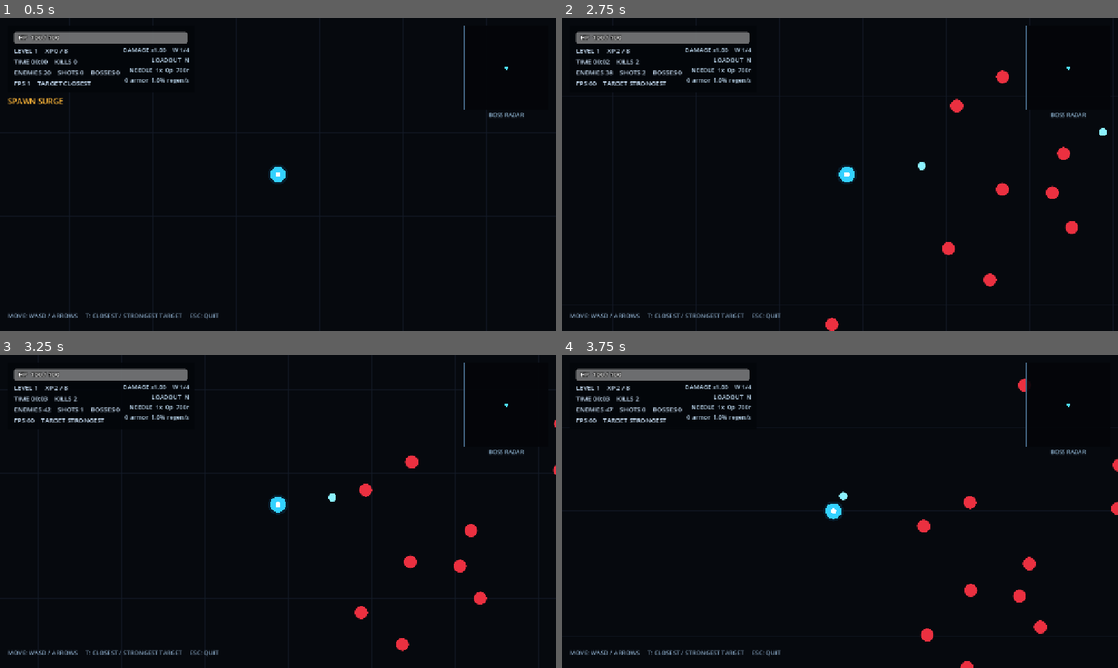
Above: before the commit, frames 1-4 (two rows, left to right).
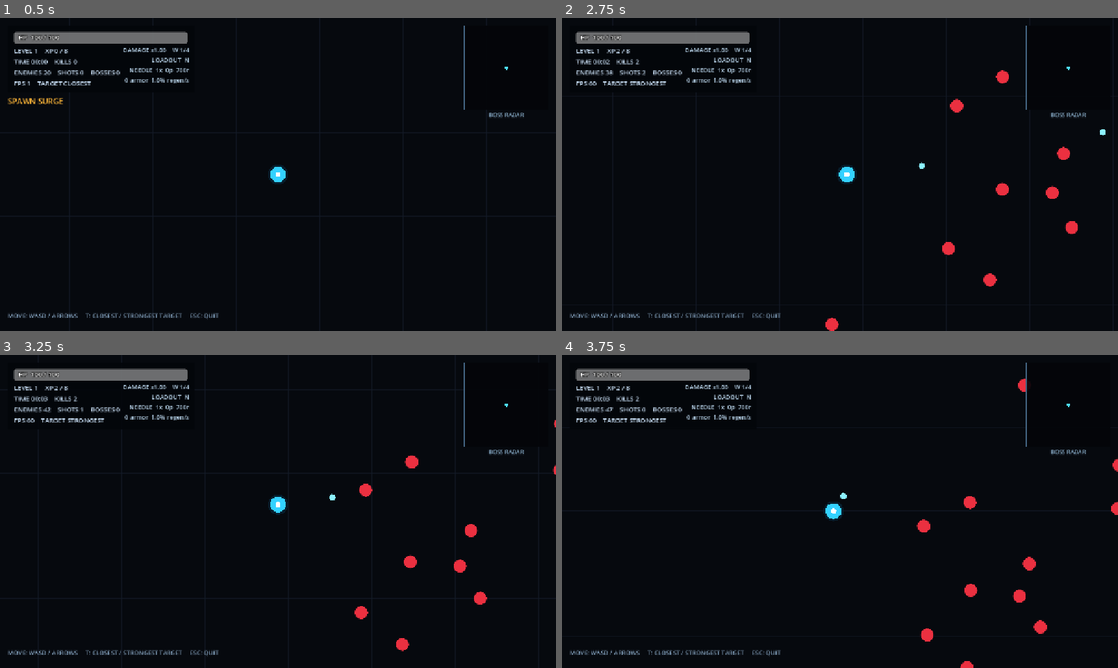
Above: after the commit, the same moments.

Repository: LoushengM/overrun
Game: Godot game, scene res://scenes/main.tscn
Same seed, same stepped clock (60 frames per second), same inputs: the game is played once before the commit and once after it.
Inputs:
- Up to frame 1 (0.5 s): no input
- Up to frame 2 (2.75 s): tap Enter at 0.5 s; hold D 0.53-1.28 s; tap T at 0.6 s; hold S 1.28-2.03 s; tap R at 1.35 s; hold D from 2.03 s (still down); hold Enter from 2.03 s (still down)
- Up to frame 3 (3.25 s): release D at 2.78 s; release Enter at 2.78 s; hold W from 2.78 s (still down); tap 1 at 2.85 s
- Up to frame 4 (3.75 s): release W at 3.53 s; hold A from 3.53 s (still down); tap 2 at 3.6 s

Frame 1 is identical in both runs. In frame 2, less than 0.1% of the frame differs, in the area x 64-98%, y 35-49%; in frame 3, less than 0.1%; in frame 4, less than 0.1%.

Commit message:
Add Longshot size and speed-linked zoom

Diff:
--- a/src/game_config.gd
+++ b/src/game_config.gd
@@ -51,6 +51,7 @@
 const SNIPER_RANGE := 2200.0
 const SNIPER_RADIUS := 8.0
 const SNIPER_PIERCE := 0
+const SNIPER_SIZE_UPGRADE_MULTIPLIER := 1.15
 
 # Aura Pulse: fires only when something is in melee range. Pierce adds repeat
 # damage instances against every target caught by the same pulse.
@@ -85,7 +86,6 @@
 const NORMAL_ENEMY_SPEED := 85.0
 const NORMAL_ENEMY_SPEED_SCALE_PER_MINUTE := 0.05
 const NORMAL_ENEMY_SPEED_SCALE_QUADRATIC := 0.003
-const NORMAL_ENEMY_SPEED_SCALE_CAP := 2.25
 const NORMAL_ENEMY_DAMAGE := 10.0
 const NORMAL_ENEMY_RADIUS := 14.0
 const NORMAL_ENEMY_XP := 1
@@ -97,7 +97,6 @@
 const BOSS_HIT_PROTECTION_DAMAGE_MULTIPLIER := 0.20
 const BOSS_SPEED := 58.0
 const BOSS_SPEED_SCALE_PER_MINUTE := 0.025
-const BOSS_SPEED_SCALE_CAP := 1.50
 const BOSS_DAMAGE := 28.0
 const BOSS_RADIUS := 42.0
 const BOSS_XP := 20
@@ -137,6 +136,7 @@
     "sniper_fire_rate",
     "sniper_pierce",
     "sniper_range",
+    "sniper_size",
 ]
 
 const AURA_UPGRADE_IDS := [
@@ -166,6 +166,7 @@
     "sniper_fire_rate": 8,
     "sniper_pierce": 6,
     "sniper_range": 5,
+    "sniper_size": 6,
     "aura_fire_rate": 8,
     "aura_radius": 6,
     "aura_pierce": 6,
@@ -196,6 +197,7 @@
     "sniper_fire_rate": "Longshot — Bolt Cycling",
     "sniper_pierce": "Longshot — Penetrator",
     "sniper_range": "Longshot — High-Power Optics",
+    "sniper_size": "Longshot — Heavy Caliber",
     "aura_fire_rate": "Aura Pulse — Quicker Pulse",
     "aura_radius": "Aura Pulse — Wider Wave",
     "aura_pierce": "Aura Pulse — Echoing Strike",
@@ -206,7 +208,7 @@
 
 const UPGRADE_DESCRIPTIONS := {
     "damage": "+20% damage for all weapons",
-    "move_speed": "+10% movement speed",
+    "move_speed": "+10% movement speed and proportional camera zoom-out",
     "max_health": "+15% max health and heal the gain",
     "armor": "+10 armor",
     "regen": "+0.5% max health regeneration per second",
@@ -220,6 +222,7 @@
     "sniper_fire_rate": "-10% Longshot cooldown",
     "sniper_pierce": "+1 full Longshot damage budget",
     "sniper_range": "+12% Longshot targeting and travel range",
+    "sniper_size": "+15% Longshot projectile size",
     "aura_fire_rate": "-10% Aura Pulse cooldown",
     "aura_radius": "+12% Aura Pulse radius",
     "aura_pierce": "+1 damage instance against every target in the pulse",
--- a/src/simulation_world.gd
+++ b/src/simulation_world.gd
@@ -59,6 +59,7 @@
 var sniper_range := GameConfig.SNIPER_RANGE
 var sniper_lifetime := GameConfig.SNIPER_LIFETIME
 var sniper_pierce := GameConfig.SNIPER_PIERCE
+var sniper_radius := GameConfig.SNIPER_RADIUS
 var sniper_timer := 0.35
 
 var aura_cooldown := GameConfig.AURA_COOLDOWN
@@ -219,6 +220,7 @@
     sniper_range = GameConfig.SNIPER_RANGE
     sniper_lifetime = GameConfig.SNIPER_LIFETIME
     sniper_pierce = GameConfig.SNIPER_PIERCE
+    sniper_radius = GameConfig.SNIPER_RADIUS
     sniper_timer = 0.35
 
     aura_cooldown = GameConfig.AURA_COOLDOWN
@@ -244,6 +246,7 @@
     stats_timer = 0.0
 
     camera.position = player_position
+    _update_camera_zoom()
     for i in range(16):
         _spawn_normal_enemy()
 
@@ -461,7 +464,7 @@
         damage_budget,
         GameConfig.SNIPER_SPEED,
         sniper_lifetime,
-        GameConfig.SNIPER_RADIUS,
+        sniper_radius,
         ProjectileKind.SNIPER
     )
     sniper_timer += maxf(0.15, sniper_cooldown)
@@ -584,8 +587,9 @@
             continue
 
         var radius := projectile_radii[projectile_index]
-        var min_point := Vector2(minf(start.x, finish.x), minf(start.y, finish.y)) - Vector2.ONE * 50.0
-        var max_point := Vector2(maxf(start.x, finish.x), maxf(start.y, finish.y)) + Vector2.ONE * 50.0
+        var collision_padding := radius + GameConfig.BOSS_RADIUS
+        var min_point := Vector2(minf(start.x, finish.x), minf(start.y, finish.y)) - Vector2.ONE * collision_padding
+        var max_point := Vector2(maxf(start.x, finish.x), maxf(start.y, finish.y)) + Vector2.ONE * collision_padding
         var min_cell := _grid_cell(min_point)
         var max_cell := _grid_cell(max_point)
         projectile_candidate_targets.clear()
@@ -729,7 +733,7 @@
     threat_check_timer -= delta
     if threat_check_timer <= 0.0:
         threat_check_timer = 0.20
-        nearby_threat = _count_nearby_normals(GameConfig.NEARBY_THREAT_RADIUS)
+        nearby_threat = _count_nearby_normals(GameConfig.NEARBY_THREAT_RADIUS * _camera_view_scale())
 
     if surge_active:
         surge_time += delta
@@ -776,7 +780,8 @@
     var angle := rng.randf_range(0.0, TAU)
     if player_move_direction.length_squared() > 0.1 and rng.randf() < 0.20:
         angle = player_move_direction.angle() + rng.randf_range(-0.55, 0.55)
-    var distance := rng.randf_range(760.0, 1040.0)
+    var view_scale := _camera_view_scale()
+    var distance := rng.randf_range(760.0 * view_scale, 1040.0 * view_scale)
     var minutes := elapsed_time / 60.0
     var damage_scale := 1.0 + 0.10 * minutes + 0.020 * minutes * minutes
     _add_enemy(
@@ -793,8 +798,7 @@
 
 func _current_normal_speed_scale() -> float:
     var minutes := elapsed_time / 60.0
-    return minf(
-        GameConfig.NORMAL_ENEMY_SPEED_SCALE_CAP,
+    return (
         1.0
         + GameConfig.NORMAL_ENEMY_SPEED_SCALE_PER_MINUTE * minutes
         + GameConfig.NORMAL_ENEMY_SPEED_SCALE_QUADRATIC * minutes * minutes
@@ -803,22 +807,19 @@
 
 func _current_boss_speed_scale() -> float:
     var minutes := elapsed_time / 60.0
-    return minf(
-        GameConfig.BOSS_SPEED_SCALE_CAP,
-        1.0 + GameConfig.BOSS_SPEED_SCALE_PER_MINUTE * minutes
-    )
+    return 1.0 + GameConfig.BOSS_SPEED_SCALE_PER_MINUTE * minutes
 
 
 func _surge_speed_multiplier(distance_to_player: float) -> float:
     if not surge_active:
         return 1.0
     var ramp := minf(1.0, surge_time / GameConfig.SURGE_RAMP_TIME)
-    var fade_distance := maxf(
-        1.0,
-        GameConfig.SURGE_SPEED_FULL_DISTANCE - GameConfig.SURGE_SPEED_FADE_START
-    )
+    var view_scale := _camera_view_scale()
+    var fade_start := GameConfig.SURGE_SPEED_FADE_START * view_scale
+    var full_distance := GameConfig.SURGE_SPEED_FULL_DISTANCE * view_scale
+    var fade_distance := maxf(1.0, full_distance - fade_start)
     var distance_factor := clampf(
-        (distance_to_player - GameConfig.SURGE_SPEED_FADE_START) / fade_distance,
+        (distance_to_player - fade_start) / fade_distance,
         0.0,
         1.0
     )
@@ -827,7 +828,8 @@
 
 func _spawn_boss() -> void:
     var angle := rng.randf_range(0.0, TAU)
-    var distance := rng.randf_range(1050.0, 1450.0)
+    var view_scale := _camera_view_scale()
+    var distance := rng.randf_range(1050.0 * view_scale, 1450.0 * view_scale)
     var position := player_position + Vector2.from_angle(angle) * distance
     var minutes := elapsed_time / 60.0
     var damage_scale := 1.0 + 0.14 * minutes + 0.025 * minutes * minutes
@@ -939,6 +941,7 @@
                 weapon_damage *= 1.20
             "move_speed":
                 player_move_speed *= 1.10
+                _update_camera_zoom()
             "max_health":
                 var gained := player_max_health * 0.15
                 player_max_health += gained
@@ -963,6 +966,8 @@
             "sniper_range":
                 sniper_range *= 1.12
                 sniper_lifetime *= 1.12
+            "sniper_size":
+                sniper_radius *= GameConfig.SNIPER_SIZE_UPGRADE_MULTIPLIER
             "aura_fire_rate":
                 aura_cooldown = maxf(0.35, aura_cooldown * 0.90)
             "aura_radius":
@@ -1088,6 +1093,15 @@
         var previous := golomb_cache[n - 1]
         golomb_cache.append(1 + golomb_cache[n - golomb_cache[previous]])
     return golomb_cache[index]
+
+
+func _camera_view_scale() -> float:
+    return maxf(1.0, player_move_speed / GameConfig.PLAYER_MOVE_SPEED)
+
+
+func _update_camera_zoom() -> void:
+    var zoom_value := 1.0 / _camera_view_scale()
+    camera.zoom = Vector2.ONE * zoom_value
 
 
 func toggle_targeting_mode() -> void:
@@ -1354,7 +1368,9 @@
         "projectile_count": weapon_projectile_count,
         "pierce": weapon_pierce,
         "needle_range": weapon_range,
+        "sniper_radius": sniper_radius,
         "move_speed": player_move_speed,
+        "camera_zoom": camera.zoom.x,
         "surge": surge_active,
         "fps": Engine.get_frames_per_second(),
     }
@@ -1400,11 +1416,16 @@
     return ImageTexture.create_from_image(image)
 
 
+func _projectile_visual_scale(radius: float) -> float:
+    var maximum_projectile_radius := maxf(GameConfig.NEEDLE_RADIUS, GameConfig.SNIPER_RADIUS)
+    return (radius * 2.0 + 4.0) / (maximum_projectile_radius * 2.0 + 4.0)
+
+
 func _update_render_batches() -> void:
     if normal_enemy_multimesh == null or projectile_multimesh == null:
         return
 
-    var visible_half := GameConfig.VIEW_SIZE * 0.62
+    var visible_half := GameConfig.VIEW_SIZE * 0.62 * _camera_view_scale()
     var enemy_half := visible_half + Vector2(100.0, 100.0)
     var normal_count := 0
     for i in range(enemy_positions.size()):
@@ -1421,7 +1442,12 @@
         var position := projectile_positions[projectile_index]
         if not _is_near_view(position, projectile_half):
             continue
-        projectile_multimesh.set_instance_transform_2d(projectile_count, Transform2D(0.0, position))
+        var visual_scale := _projectile_visual_scale(projectile_radii[projectile_index])
+        var projectile_transform := Transform2D.IDENTITY
+        projectile_transform.x *= visual_scale
+        projectile_transform.y *= visual_scale
+        projectile_transform.origin = position
+        projectile_multimesh.set_instance_transform_2d(projectile_count, projectile_transform)
         var projectile_color := Color(0.55, 0.95, 1.0, 1.0)
         if projectile_kinds[projectile_index] == ProjectileKind.SNIPER:
             projectile_color = Color(1.0, 0.78, 0.22, 1.0)
@@ -1433,7 +1459,7 @@
 func _draw() -> void:
     _draw_background_grid()
 
-    var visible_half := GameConfig.VIEW_SIZE * 0.62
+    var visible_half := GameConfig.VIEW_SIZE * 0.62 * _camera_view_scale()
     for field_index in range(field_positions.size()):
         var field_position := field_positions[field_index]
         if not _is_near_view(field_position, visible_half + Vector2(180.0, 180.0)):
@@ -1507,7 +1533,7 @@
 
 
 func _draw_background_grid() -> void:
-    var half := GameConfig.VIEW_SIZE * 0.70
+    var half := GameConfig.VIEW_SIZE * 0.70 * _camera_view_scale()
     var bounds := Rect2(player_position - half, half * 2.0)
     draw_rect(bounds, Color(0.025, 0.035, 0.055, 1.0), true)
     var spacing := 96.0
--- a/tests/regression_test.gd
+++ b/tests/regression_test.gd
@@ -18,6 +18,7 @@
     _test_projectile_damage_conservation(world)
     _test_damage_pity(world)
     _test_player_invulnerability(world)
+    _test_speed_upgrade_camera_zoom(world)
     _test_enemy_speed_scaling(world)
     _test_boss_scaling_and_protection(world)
     _test_weapon_slots_and_boss_rewards(scene, world, hud)
@@ -131,6 +132,23 @@
     assert(is_equal_approx(world.player_health, 80.0), "Damage must resume after invulnerability expires")
 
 
+func _test_speed_upgrade_camera_zoom(world: SimulationWorld) -> void:
+    world.reset_run()
+    _clear_combat_state(world)
+    var old_speed := world.player_move_speed
+    var old_zoom := world.camera.zoom.x
+    world.pending_upgrade = true
+    world.apply_upgrade("move_speed")
+    assert(is_equal_approx(world.player_move_speed, old_speed * 1.10), "Move speed upgrades must still add 10% speed")
+    assert(is_equal_approx(world.camera.zoom.x, old_zoom / 1.10), "Camera zoom must decrease by the same multiplier as movement speed increases")
+    assert(is_equal_approx(world._camera_view_scale(), 1.10), "Camera view scale must track the player speed multiplier")
+
+    world._spawn_normal_enemy()
+    var spawn_distance := world.enemy_positions[0].distance_to(world.player_position)
+    assert(spawn_distance >= 760.0 * 1.10 - 0.01, "Zoomed-out normal enemies must still spawn outside the enlarged viewport")
+    assert(spawn_distance <= 1040.0 * 1.10 + 0.01, "Zoom-scaled normal spawn distance must retain its upper bound")
+
+
 func _test_enemy_speed_scaling(world: SimulationWorld) -> void:
     _clear_combat_state(world)
     world.player_position = Vector2.ZERO
@@ -155,6 +173,10 @@
     world.enemy_positions[0] = Vector2(400.0, 0.0)
     world._update_enemies(0.50)
     assert(is_equal_approx(world.enemy_positions[0].x, 350.0), "Surge speed must fade out near the player")
+
+    world.elapsed_time = 1800.0
+    assert(world._current_normal_speed_scale() > 2.25, "Normal enemy speed scaling must continue beyond the former cap")
+    assert(world._current_boss_speed_scale() > 1.50, "Boss speed scaling must continue beyond the former cap")
 
 
 func _test_boss_scaling_and_protection(world: SimulationWorld) -> void:
@@ -284,6 +306,21 @@
     assert(world.projectile_positions.size() == 1, "Longshot must fire at distant targets")
     assert(world.projectile_kinds[0] == SimulationWorld.ProjectileKind.SNIPER, "Longshot must create Sniper projectiles")
     assert(is_equal_approx(world.projectile_remaining_damage[0], GameConfig.SNIPER_DAMAGE), "Longshot must use its stronger base damage")
+
+    _clear_combat_state(world)
+    world.owned_weapons.assign(["needle", "sniper"])
+    var old_sniper_radius := world.sniper_radius
+    world.pending_upgrade = true
+    world.apply_upgrade("sniper_size")
+    assert(is_equal_approx(world.sniper_radius, old_sniper_radius * GameConfig.SNIPER_SIZE_UPGRADE_MULTIPLIER), "Longshot size upgrades must enlarge its projectile radius")
+    world._add_enemy(Vector2(1800.0, 0.0), 1000.0, 0.0, 0.0, 14.0, 0, SimulationWorld.EnemyKind.NORMAL, Vector2.ZERO)
+    world.sniper_timer = 0.0
+    world._update_sniper(0.0)
+    assert(is_equal_approx(world.projectile_radii[0], world.sniper_radius), "Longshot must spawn with its upgraded collision radius")
+    assert(world._projectile_visual_scale(world.sniper_radius) > 1.0, "Longshot size upgrades must enlarge the rendered projectile")
+    world.weapon_upgrade_levels["sniper_size"] = GameConfig.WEAPON_UPGRADE_CAPS["sniper_size"]
+    assert(not world._is_upgrade_eligible("sniper_size"), "Longshot size upgrades must disappear at their cap")
+    world.weapon_upgrade_levels["sniper_size"] = 1
 
     # Aura pierce repeats damage against every target in the same pulse.
     _clear_combat_state(world)
Not shown, changed: README.md
Not shown, changed: docs/MVP_DESIGN.md
